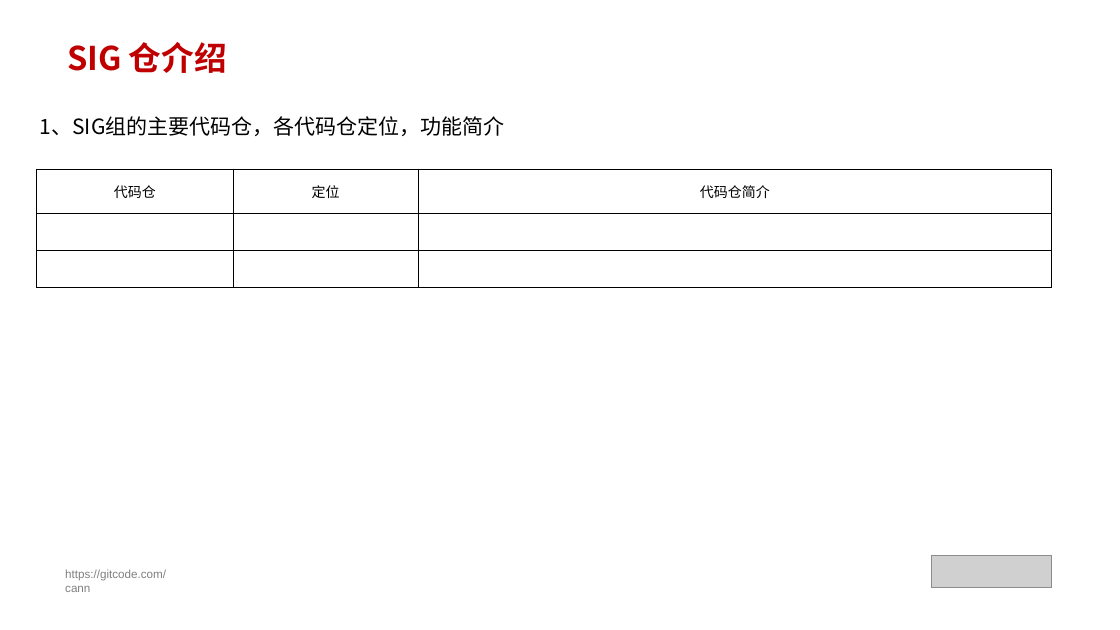
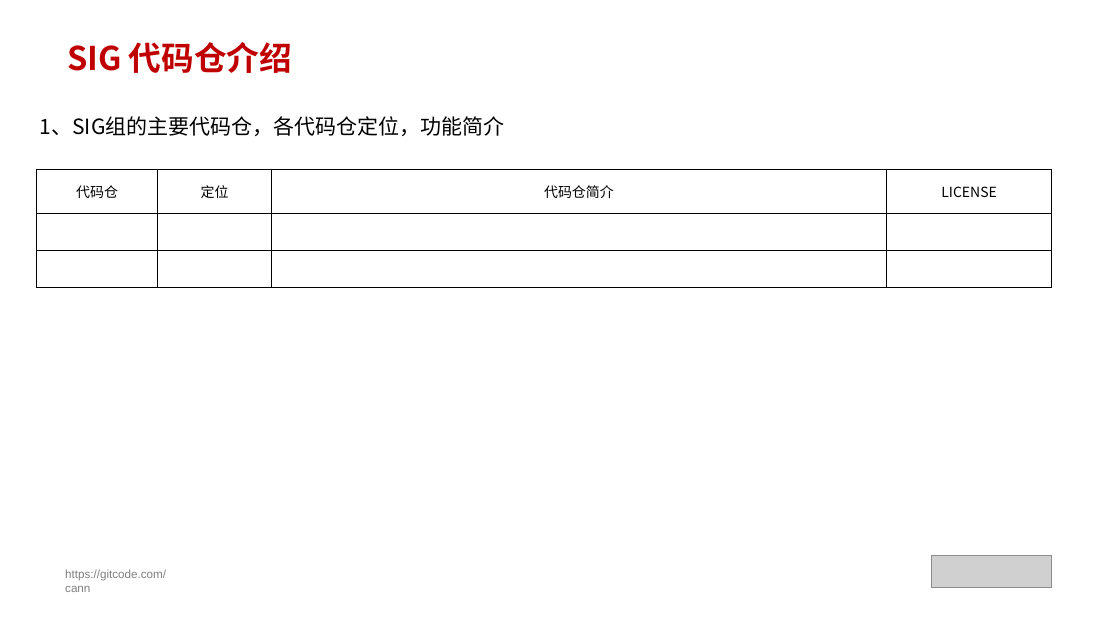
Before and after one commit to hicann/community, a slide deck: slide 5 of templates/SIG组申报模板 v0.2.pptx. Drawn at 1120x630 pixels with LibreOffice and Linux fonts; fonts in the diff are those of the drawing; grey boxes stand for pictures. Boxes give left, top, right and bottom in pixels: in the first picture for what was removed or moved away, otherwise in the second. Text is boxed around its words. In the diff, an @@ line names an element or a change of style, - is before the commit and + after.

```diff
--- a/templates/SIG组申报模板 v0.2.pptx
+++ b/templates/SIG组申报模板 v0.2.pptx
@@ text at box(67, 42, 292, 73): text changed @@
-SIG 仓介绍
+SIG 代码仓介绍
@@ table at box(37, 169, 1053, 287) @@
+column 4: LICENSE |  | 
```
Also in this commit, not shown: 1 other slide changed.
